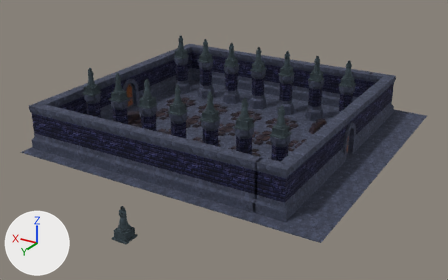
The glTF model assets/temple.glb as it was, and as the next commit left it.
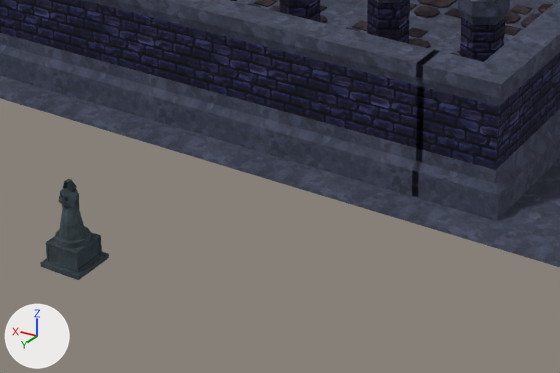
Old and new are each drawn whole from a 50 mm lens placed at (-7.06, 11.85, 5.64), pointed at (-0.56, 1.02, 0.23) and again close up on the part from 21% to 69% of the width and 49% to 100% of the height. Lighting does not change. The marker at lower left points along +X, +Y and +Z. Vertices at the same position are counted once.

In view in the first close-up: 'mergedBlocks(Clone)'.
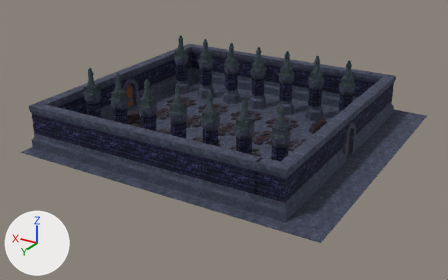
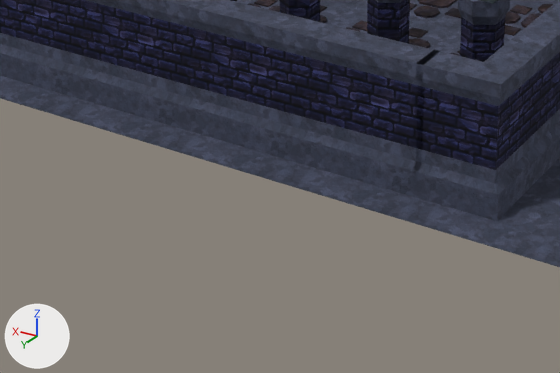
What the commit changed:
me_mesh_0 is used by ob_mergedblocks_clone; location (0.0, 0.0, 0.0).
me_mesh_0 had 7750 vertices, 15598 faces and spanned x -3.9..3.2, y -3.44..5.16, z 0.0..1.6.
me_mesh_0 now has 7201 vertices, 14342 faces and spans x -3.9..3.2, y -3.44..3.46, z 0.0..1.6.
me_mesh_0 part 1: the loose piece of 287 vertices spanning x -1.16..-0.85, y 4.85..5.16, z 0.0..0.6 is deleted.
me_mesh_0 part 2: 114 vertices removed from x -3.1..3.15, y 1.5..3.15, z 0.0..1.0; 18 vertices added at x -3.08..2.5, y 2.5..3.15, z 0.0..1.0.

Changed parts and their boxes (x1, y1, x2, y2) in the close-ups (560 x 373 px):
'mergedBlocks(Clone)', reshaped
    before: (0, 0, 560, 280)
    after: (0, 0, 560, 267)
part 1 of me_mesh_0, deleted (black)
    before: (40, 179, 109, 280)
part 2 of me_mesh_0, cut back
    before: (0, 0, 560, 197)
    after: (0, 0, 560, 198)
